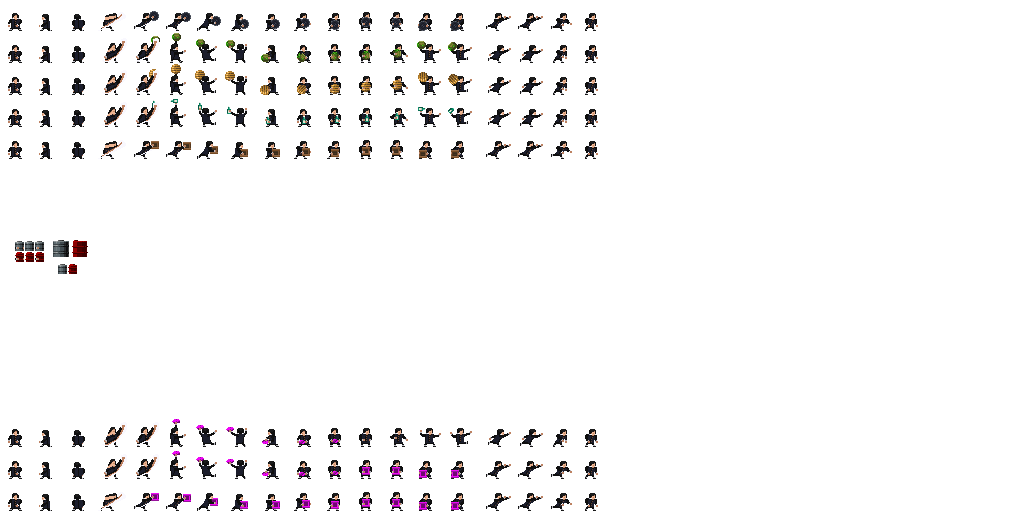
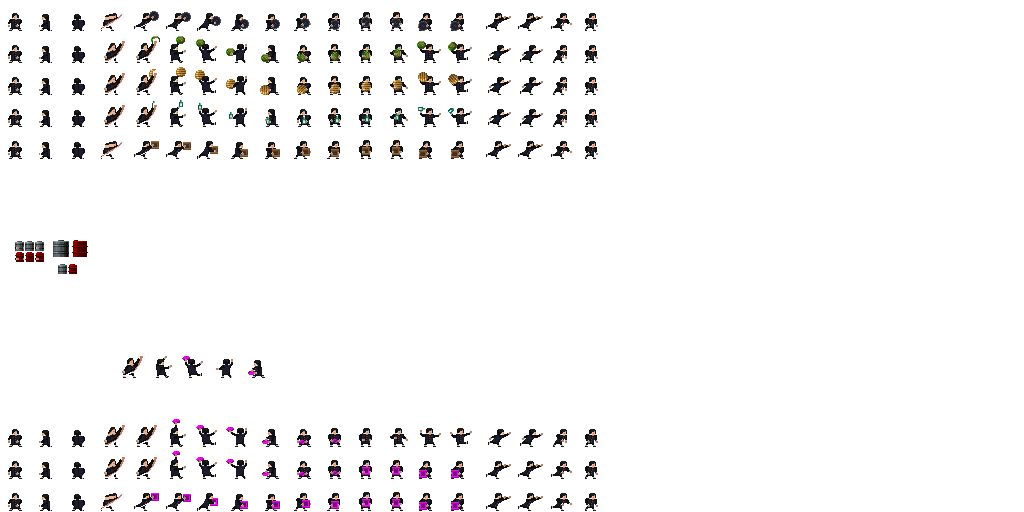
The second 1024 × 512 image is a revision of the first. Changes to its layers:
painted on "projectile layer" over [170, 33, 186, 107]
painted on "Main" over [122, 35, 265, 378]
painted on "projectile layer 2" over [225, 40, 236, 119]
